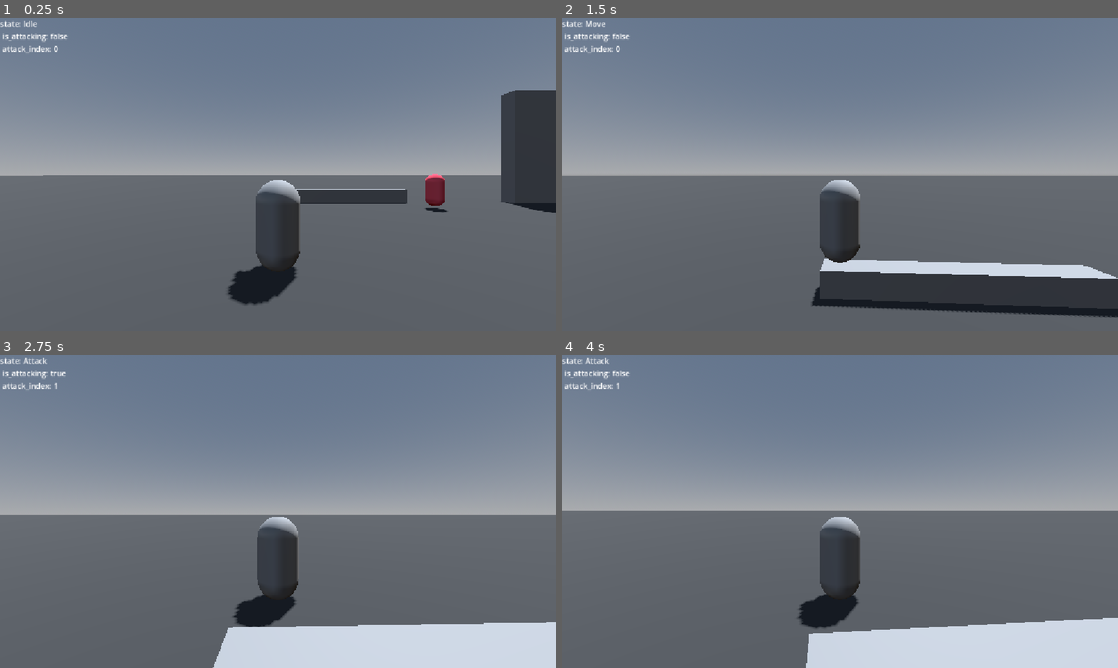
Above: before the commit, frames 1-4 (two rows, left to right).
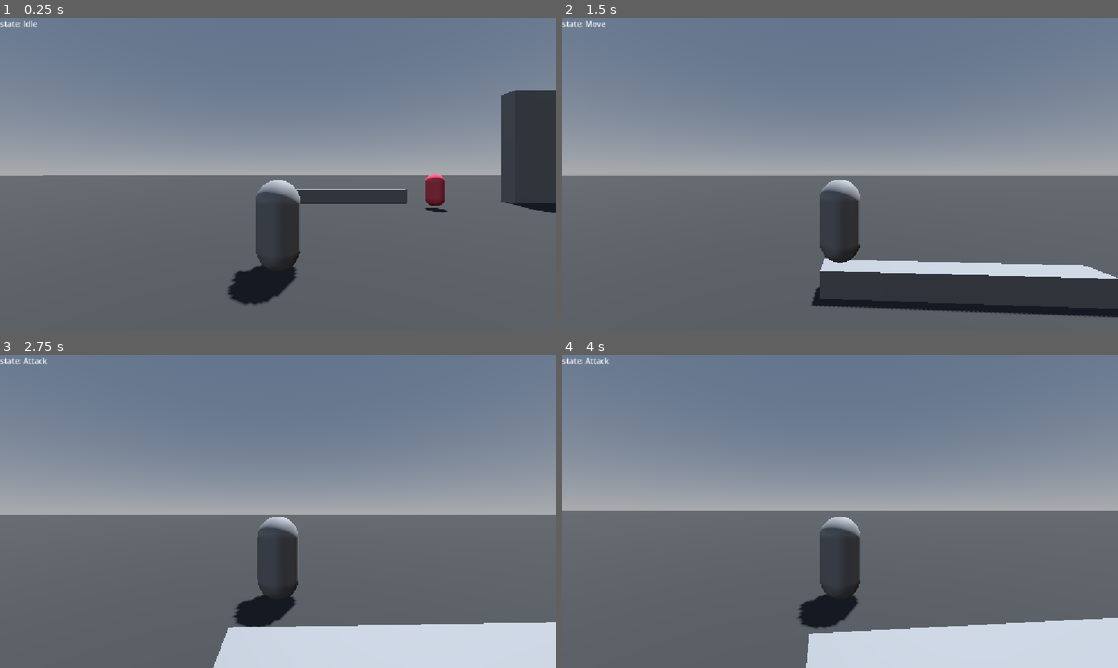
Above: after the commit, the same moments.

Repository: c-dez/fedel
Game: Godot game, scene res://main.tscn
Same seed, same stepped clock (60 frames per second), same inputs: the game is played once before the commit and once after it.
Inputs (mouse positions are in pixels of both pictures, inside the frame that each line leads up to):
- Up to frame 1 (0.25 s): no input
- Up to frame 2 (1.5 s): move the mouse to (867, 174) at 0.52 s; hold W (up) from 0.53 s (still down); tap E (action) at 0.6 s; tap Space (jump) at 0.77 s; move the mouse to (812, 174) at 1.27 s; tap Shift (dodge) at 1.35 s
- Up to frame 3 (2.75 s): keep holding W (up); tap Space (jump) at 1.52 s; move the mouse to (289, 505) at 2.02 s; click (289, 505) at 2.1 s
- Up to frame 4 (4 s): keep holding W (up); tap Enter at 2.75 s; move the mouse to (834, 517) at 2.77 s; right-click (834, 517) at 2.85 s; tap Space (jump) at 3.02, 3.77 s; move the mouse to (878, 514) at 3.52 s; tap E (action) at 3.6 s

The runs differ from the first frame. In frame 1, 0.2% of the frame differs, in the area x 0-13%, y 4-12%; in frame 2, 0.2%; in frame 3, 0.2%; in frame 4, 0.2%.

Commit message:
herramientas de debig

Diff:
--- a/Player/player.tscn
+++ b/Player/player.tscn
@@ -4,7 +4,7 @@
 [ext_resource type="Script" uid="uid://kxnnreeqtplu" path="res://Player/scripts/spring_arm_3d.gd" id="2_4ntmi"]
 [ext_resource type="Script" uid="uid://c187l4d0kt1wq" path="res://Player/scripts/camera_follow.gd" id="3_btcbx"]
 [ext_resource type="Script" uid="uid://qmmvw6283vb7" path="res://Player/target_area/target_area.gd" id="4_gwnis"]
-[ext_resource type="Script" uid="uid://dvskwfg0et0df" path="res://state_machine/state_machine.gd" id="6_od3ui"]
+[ext_resource type="Script" uid="uid://mihungoqau0c" path="res://Player/state_machine/state_machine.gd" id="6_apopc"]
 [ext_resource type="Script" uid="uid://dcibmacockb42" path="res://Player/state_machine/states/idle.gd" id="7_00tjw"]
 [ext_resource type="Script" uid="uid://cr1d3xs3f11l7" path="res://Player/state_machine/states/move.gd" id="8_00tjw"]
 [ext_resource type="Script" uid="uid://whi6f7tlx2mr" path="res://Player/scripts/dodge.gd" id="8_od3ui"]
@@ -94,7 +94,7 @@
 offset_bottom = 23.0
 
 [node name="StateMachine" type="Node" parent="." unique_id=161325522]
-script = ExtResource("6_od3ui")
+script = ExtResource("6_apopc")
 metadata/_custom_type_script = "uid://dvskwfg0et0df"
 
 [node name="Idle" type="Node" parent="StateMachine" unique_id=1844404119]
--- /dev/null
+++ b/Player/state_machine/state_machine.gd
@@ -0,0 +1,12 @@
+extends StateMachine
+
+
+func _process(_delta: float) -> void:
+	super._process(_delta)
+	#DEBUG
+	var label: Label = %DebugLabel
+	label.text = str(
+		'state: ', current_state.name,
+
+		)
+	#----------------
--- a/Player/state_machine/states/attack.gd
+++ b/Player/state_machine/states/attack.gd
@@ -22,14 +22,7 @@
 
 
 func _process(_delta: float) -> void:
-	#DEBUG
-	var label: Label = %DebugLabel
-	label.text = str(
-		'state: ', sm.current_state.name,
-		'\n is_attacking: ', is_attacking,
-		'\n attack_index: ', attack_index
-		)
-	#----------------
+
 
 	if sm.current_state != self:
 		if Input.is_action_just_pressed('left_mouse'):
Not shown, added: Player/state_machine/state_machine.gd.uid
